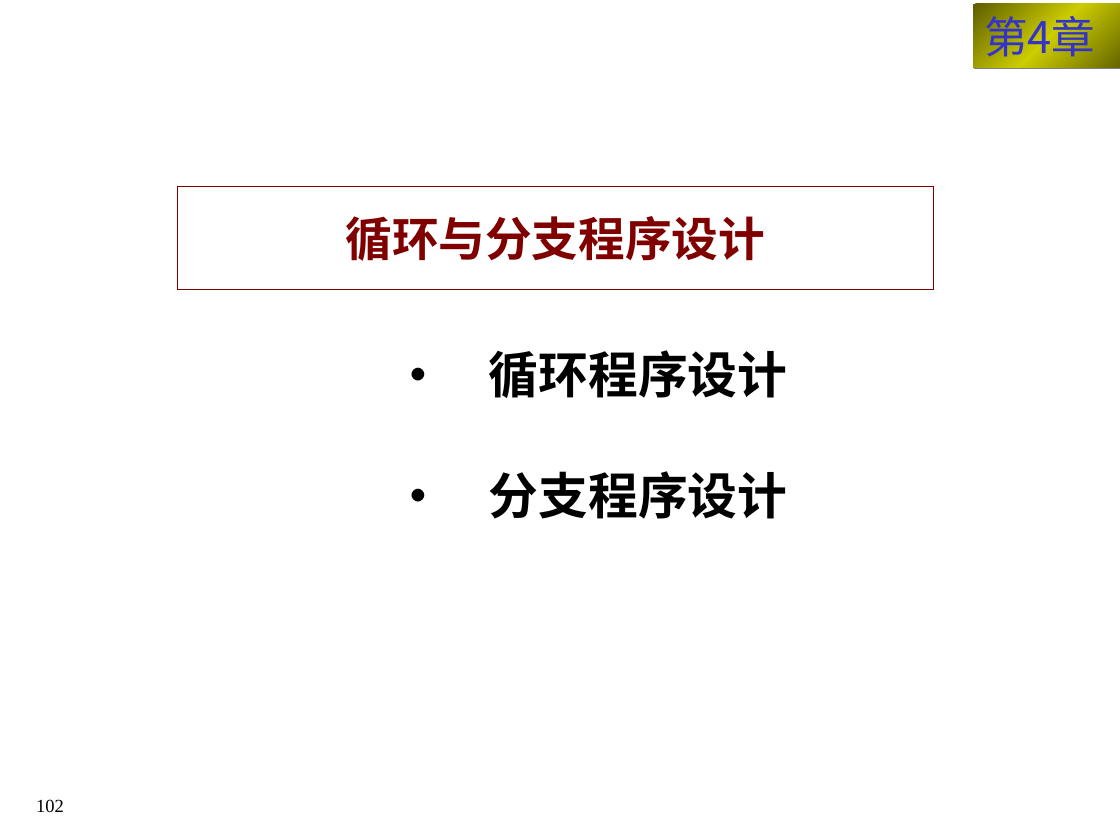
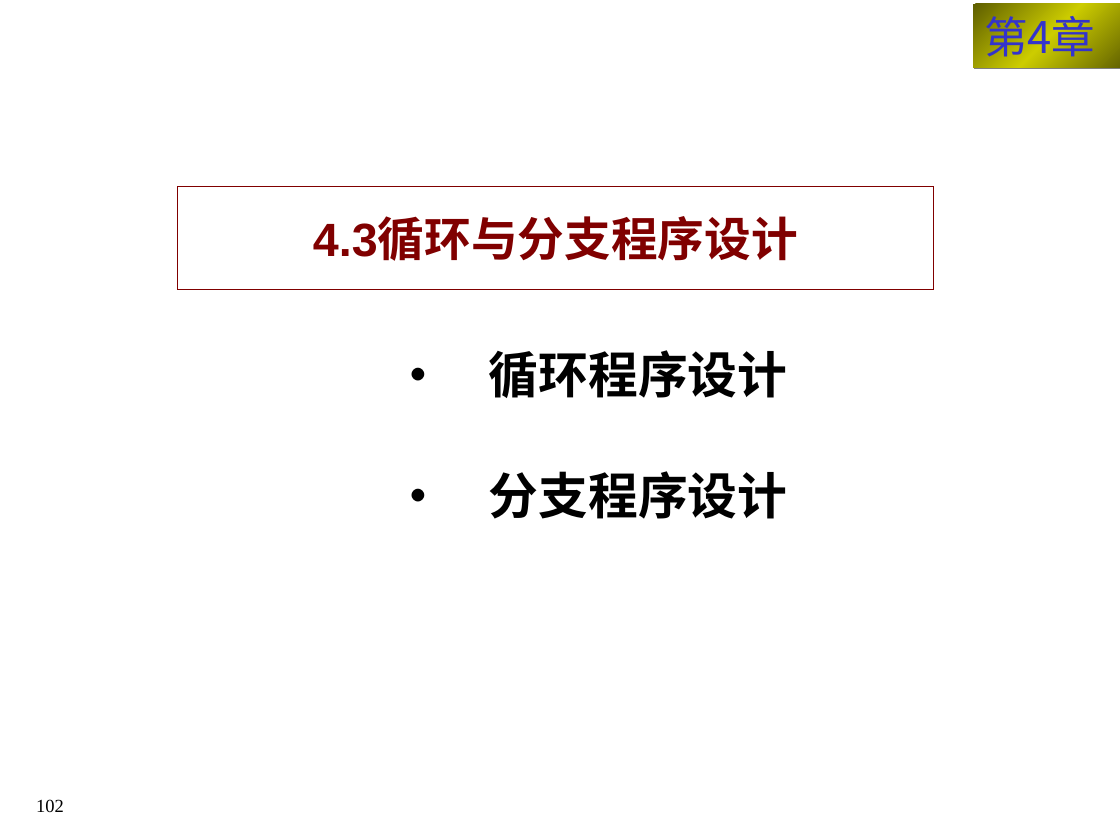
Before and after one commit to Chencao0928/CPIT, a slide deck: slide 102 of 第4章 汇编语言程序设计.ppt. Drawn at 1120x840 pixels with LibreOffice and Linux fonts; fonts in the diff are those of the drawing. Boxes give left, top, right and bottom in pixels: in the first picture for what was removed or moved away, otherwise in the second. Text is boxed around its words. In the diff, an @@ line names an element or a change of style, - is before the commit and + after.

```diff
--- a/第4章 汇编语言程序设计.ppt
+++ b/第4章 汇编语言程序设计.ppt
@@ text in rectangle at [313, 219, 798, 261]: text changed @@
-循环与分支程序设计
+4.3循环与分支程序设计
```
Also in this commit, not shown: 20 other slides changed, 2 other files.
